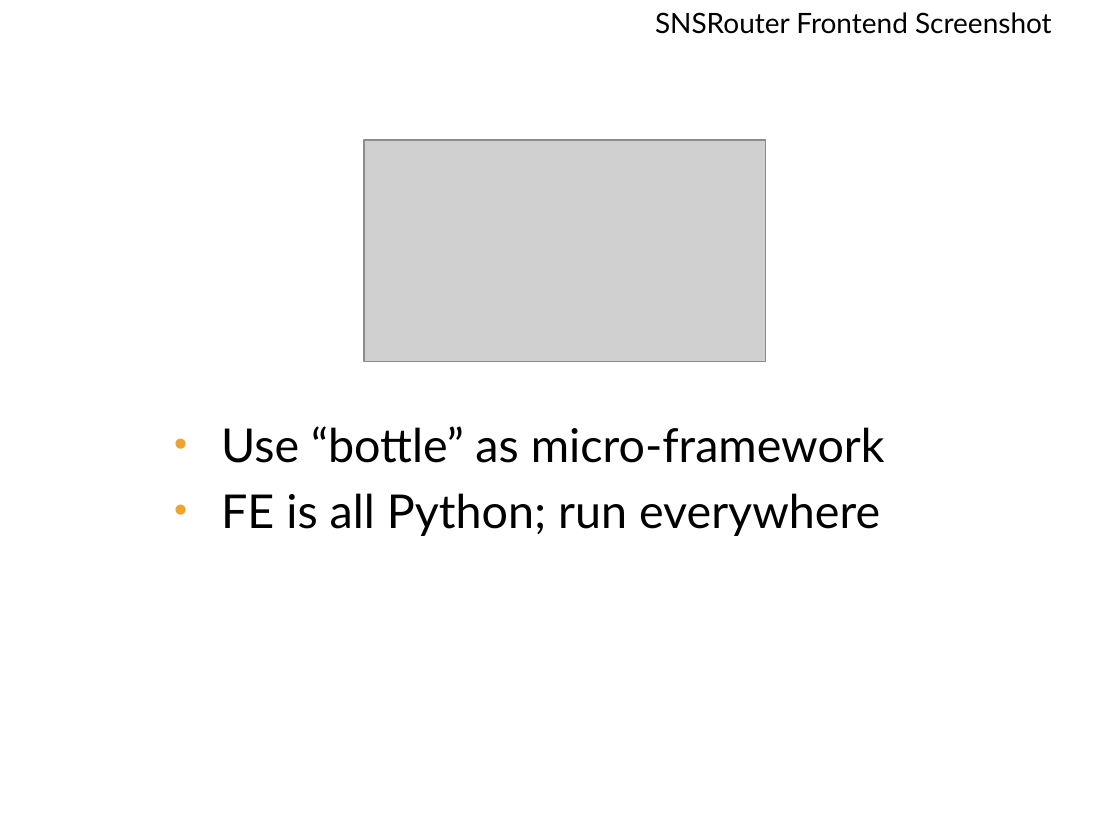
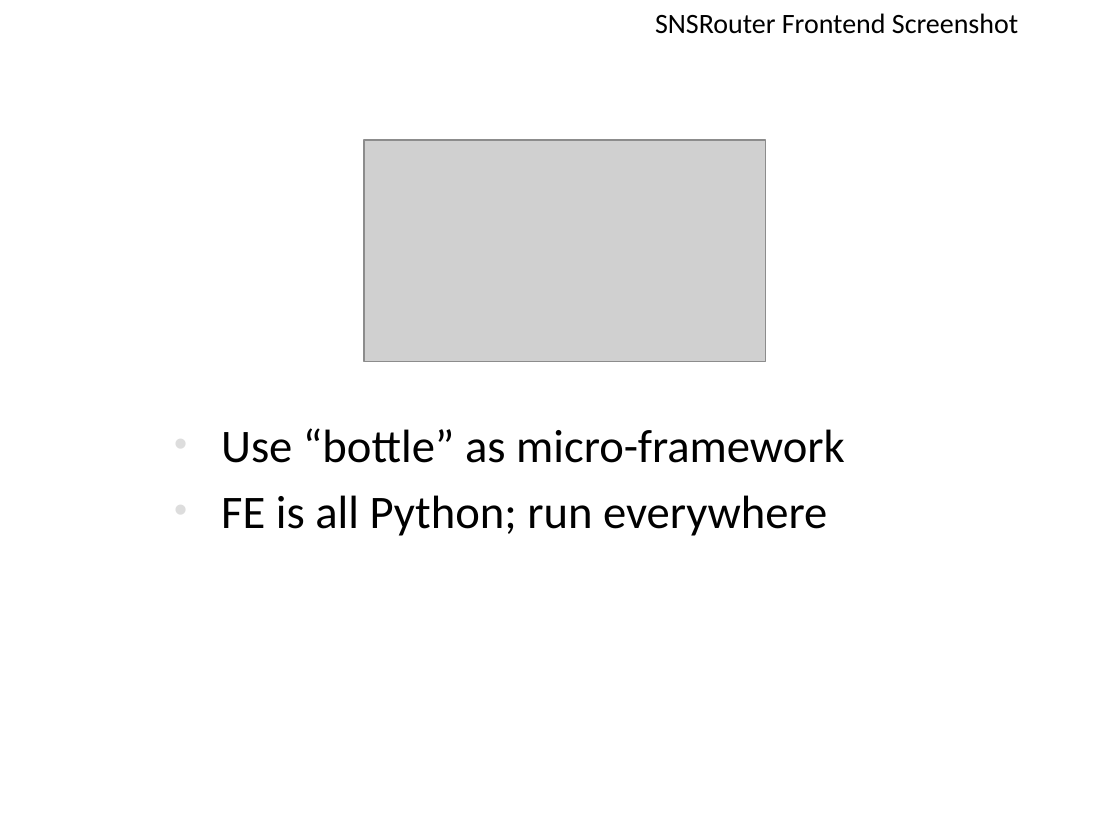
Before and after one commit to hupili/sns-router, a slide deck: slide 7 of doc/presentation/presentation-white.pptx. Drawn at 1120x840 pixels with LibreOffice and Linux fonts; fonts in the diff are those of the drawing; grey boxes stand for pictures; background and template pictures are left out. Boxes give left, top, right and bottom in pixels: in the first picture for what was removed or moved away, otherwise in the second. Text is boxed around its words. In the diff, an @@ line names an element or a change of style, - is before the commit and + after.

```diff
--- a/doc/presentation/presentation-white.pptx
+++ b/doc/presentation/presentation-white.pptx
@@ text "SNSRouter Frontend Screenshot" at [655,13,1018,34]: font Lato to Calibri @@
@@ text "Use “bottle” as micro-framework" at [221,428,845,536]: font Lato to Calibri; bullet colour #F0A22E to #DDDDDD @@
```
Also in this commit, not shown: 26 other slides changed, 1 other file.
